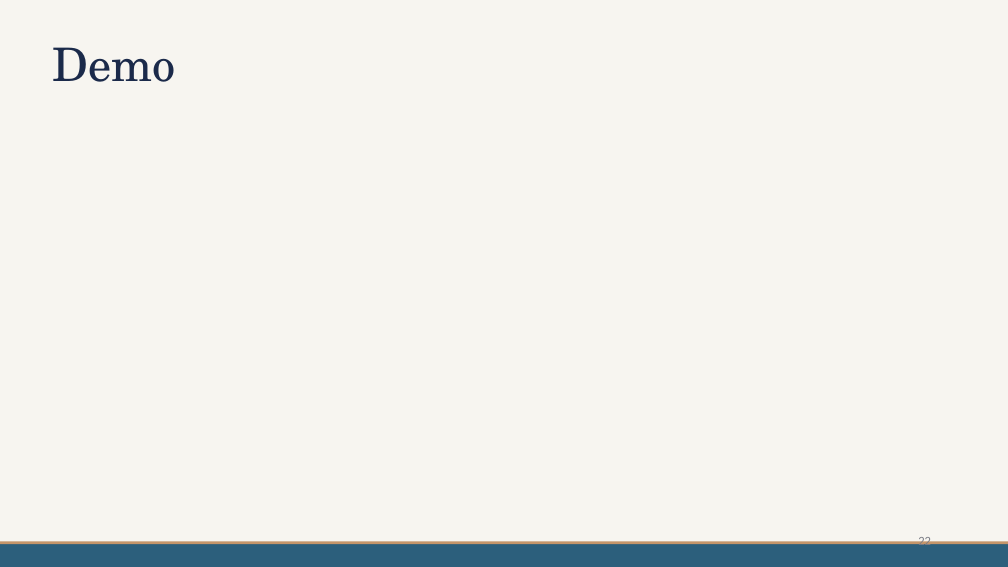
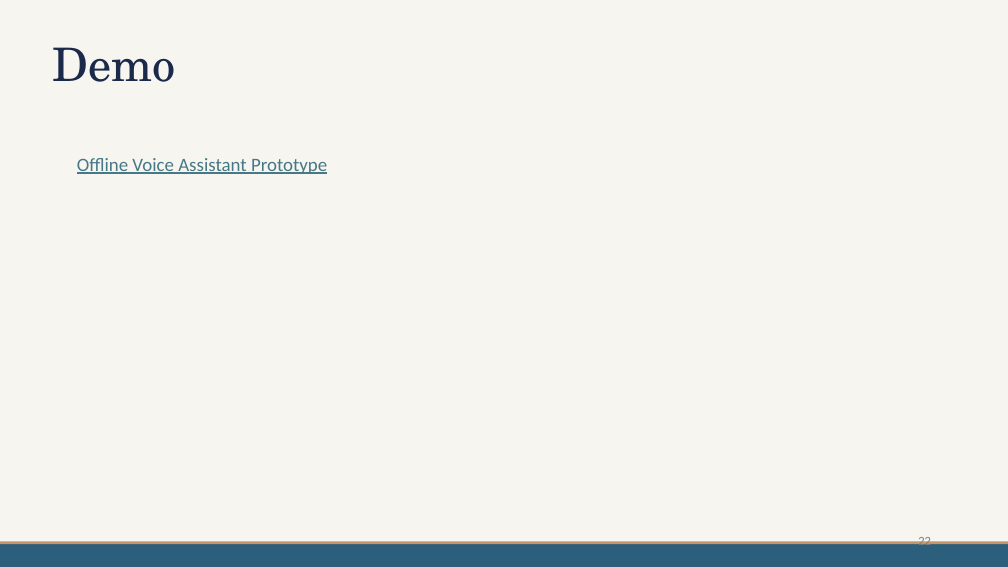
Before and after one commit to mdpw/msc-research, a slide deck: slide 22 of documents/Viva Presentation.pptx. Drawn at 1008x567 pixels with LibreOffice and Linux fonts; fonts in the diff are those of the drawing; background and template pictures are left out. Boxes give left, top, right and bottom in pixels: in the first picture for what was removed or moved away, otherwise in the second. Text is boxed around its words. In the diff, an @@ line names an element or a change of style, - is before the commit and + after.

Commit message:
modify ppt

```diff
--- a/documents/Viva Presentation.pptx
+++ b/documents/Viva Presentation.pptx
@@ text added at [77, 158, 327, 174], 18 pt, text #467886, underline @@
+Offline Voice Assistant Prototype
```
Also in this commit, not shown: 1 other file.
